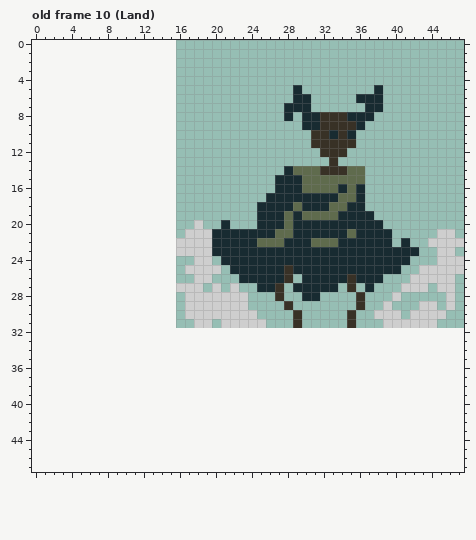
One commit to this pixel-art file: Assets/Textures/main_boy_animations_with_dust.aseprite. The first picture shows the starting point.
32x32 pixels, 15 frames. Shown: old frame 10 (Land). The old version is drawn lined up with the new one, on the new canvas. The commit also changed other frames, which this record leaves out.
Now the later version:
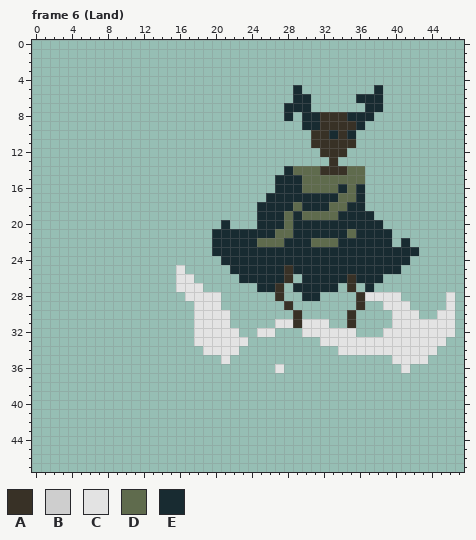
Palette (. is transparent): A #383126  B #cecece  C #e3e3e3  D #5f6b4d  E #182b31
A new or re-ordered frame is compared with the old frame closest to it.
Changes in this commit:
canvas 32x32 -> 48x48, the old top-left corner now at 16,0
frames 15 -> 21
Changed rows in their new state; - is an unchanged pixel.
Frame 6 (Land) is new; against old frame 10 (Land):
first column x 16:
20 --.-----------------------------
21 -...-------------------------..-
22 ....------------------------....
23 ....-------------------------..-
24 --..-------------------------...
25 C....----------------------.....
26 CC..----------------------.....-
27 CCC-.-.------------------...-..-
28 -CCCC...-------------CCCC-----C-
29 -.CCC...---------------CCC-..-C-
30 -.CCCC...-------------..CCC..CC-
31 --CCCC....-CC-CCC------.CCCCCCC-
32 --CCCCC--CC---CCCCCC---CCCCCCCC-
33 --CCCCCC--------CCCCCCCCCCCCCC--
34 ---CCCC-----------CCCCCCCCCCC---
35 -----C------------------CCCC----
36 -----------C-------------C------
Where, in picture pixels (left, top, right, bottom), the same in both pictures:
changed: (176, 220, 464, 373)
